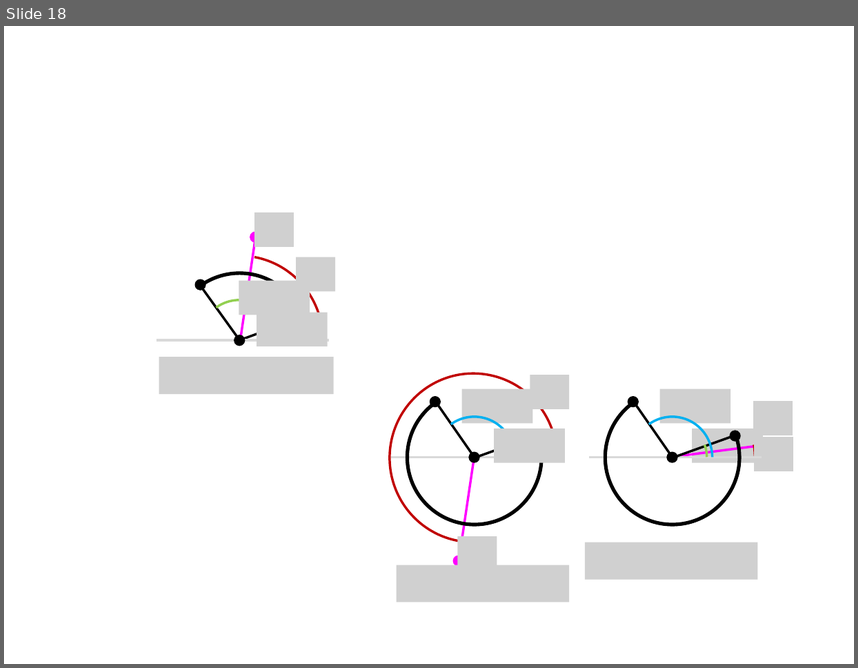
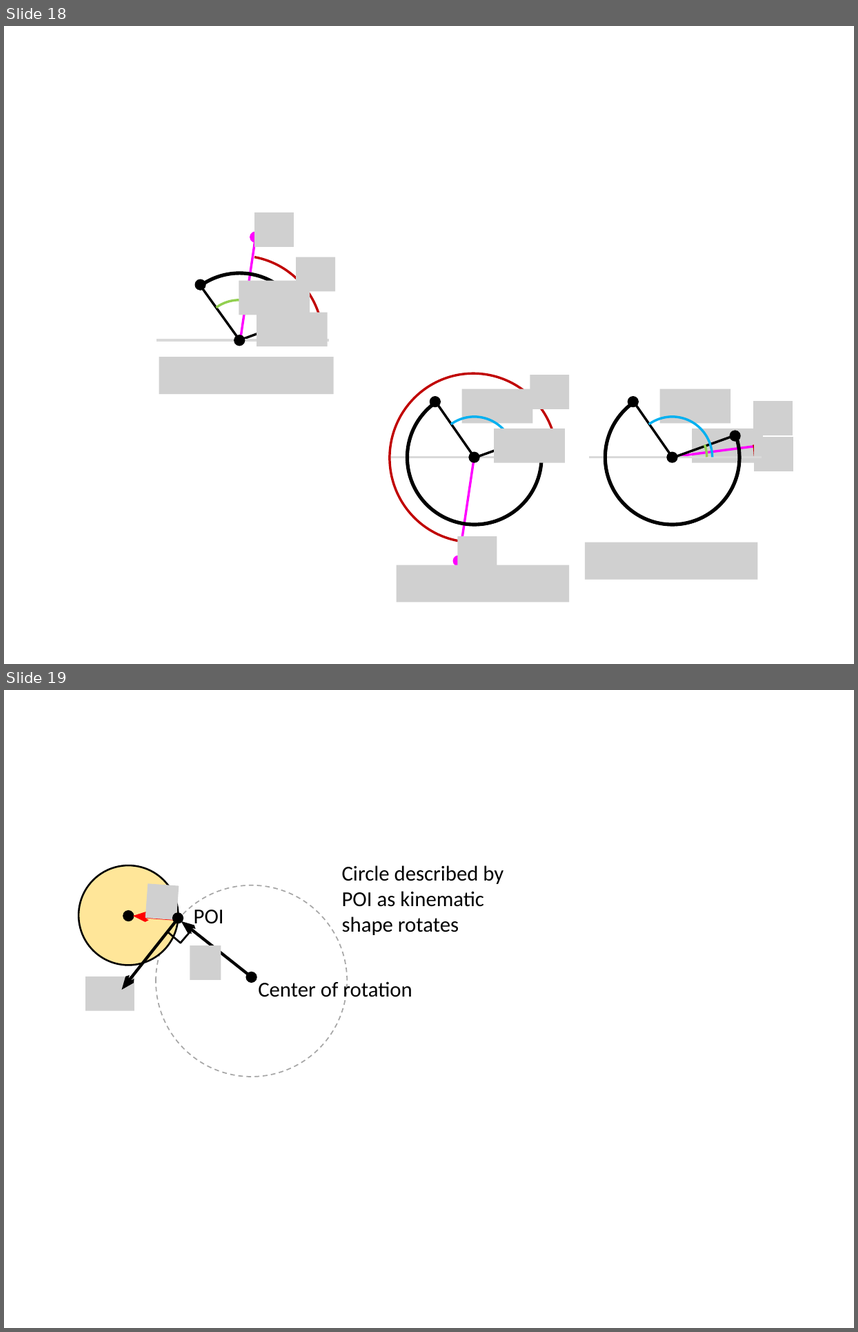
Before and after one commit to Ian-Parberry/sage-docs, a slide deck: Doxygen/physics/2. Shapes Library/figures.pptx. Shown one above the other, each under a label of ours: slide 18 before the commit, slides 18 and 19 after it. The pictures are 858x668 and 858x1332 pixels, drawn with LibreOffice and Linux fonts; fonts in the diff are those of the drawing; grey boxes stand for pictures. Boxes give left, top, right and bottom in pixels: in the first picture for what was removed or moved away, otherwise in the second. Text is boxed around its words. In the diff, an @@ line names an element or a change of style, - is before the commit and + after.

Commit message:
Documentation.
First draft of Collision Shapes completed.

```diff
--- a/Doxygen/physics/2. Shapes Library/figures.pptx
+++ b/Doxygen/physics/2. Shapes Library/figures.pptx
@@ slide 19 added at [4, 690, 854, 1328], background #FFFFFF @@
@@ ellipse added at [79, 865, 179, 965], fill #FFE699, outline #000000 1.5 pt @@
@@ text added at [342, 865, 504, 935], 18 pt, text #000000 @@
+Circle described by POI as kinematic shape rotates
@@ picture added at [145, 884, 179, 920] @@
@@ ellipse added at [156, 885, 348, 1077], outline #A6A6A6 1 pt dashed @@
@@ ellipse added at [124, 911, 132, 920], fill #000000, outline #000000 2 pt @@
@@ arrow added from (179, 920) to (133, 916), #FF0000 2.5 pt @@
@@ ellipse added at [173, 914, 181, 922], fill #000000, outline #000000 2 pt @@
@@ text added at [194, 909, 224, 929], 18 pt, text #000000 @@
+POI
@@ double arrow added from (121, 989) to (177, 918), #000000 2.5 pt @@
@@ freeform shape added at [167, 918, 191, 943], outline #000000 1.5 pt @@
@@ double arrow added from (181, 921) to (252, 976), #000000 2.5 pt @@
@@ picture added at [190, 946, 221, 980] @@
@@ picture added at [85, 976, 135, 1010] @@
@@ ellipse added at [247, 972, 256, 980], fill #000000, outline #000000 2 pt @@
@@ text added at [258, 978, 412, 1002], 18 pt, text #000000 @@
+Center of rotation
```
Also in this commit, not shown: 2 other slides added, 21 other files.
